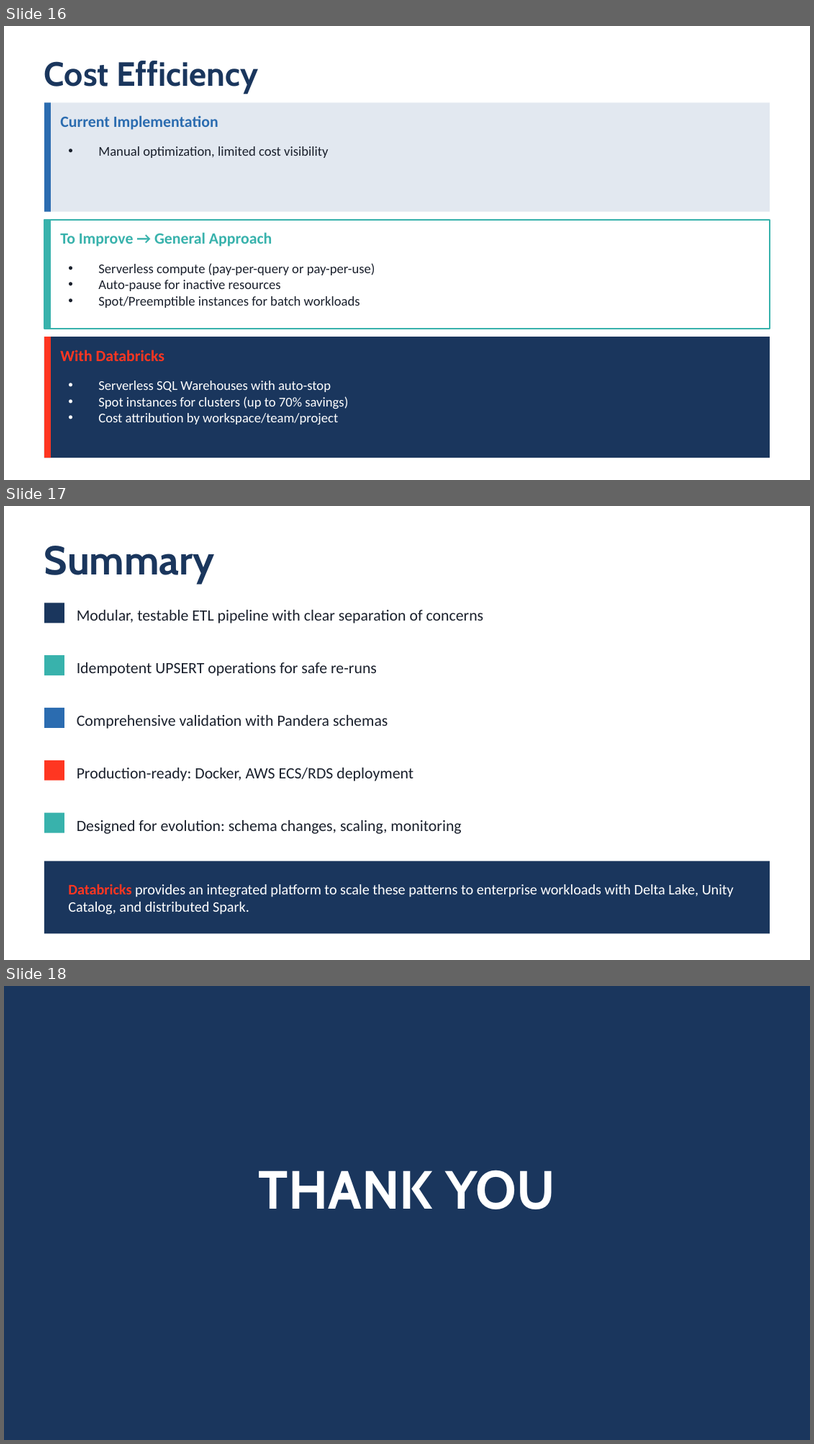
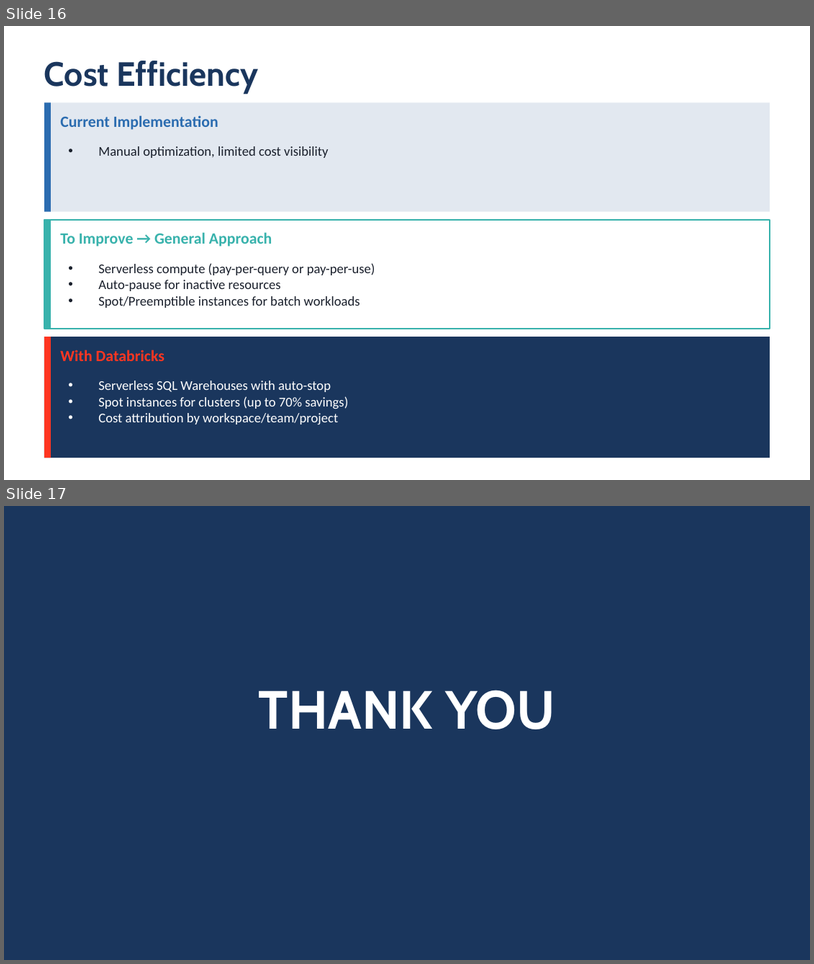
Before and after one commit to bergamobobson/revo-dataengineering-challenge, a slide deck: odin_full_presentation.pptx. Shown one above the other, each under a label of ours: slides 16, 17 and 18 before the commit, slides 16 and 17 after it. The pictures are 814x1444 and 814x964 pixels, drawn with LibreOffice and Linux fonts; fonts in the diff are those of the drawing. Boxes give left, top, right and bottom in pixels: in the first picture for what was removed or moved away, otherwise in the second. Text is boxed around its words. In the diff, an @@ line names an element or a change of style, - is before the commit and + after.

```diff
--- a/odin_full_presentation.pptx
+++ b/odin_full_presentation.pptx
@@ slide 17 removed at [4, 506, 810, 960], background #FFFFFF @@
@@ text removed at [44, 546, 215, 583] @@
-Summary
@@ rectangle removed at [44, 602, 64, 623] @@
@@ text removed at [77, 610, 484, 623] @@
-Modular, testable ETL pipeline with clear separation of concerns
@@ rectangle removed at [44, 655, 64, 675] @@
@@ text removed at [77, 662, 377, 676] @@
-Idempotent UPSERT operations for safe re-runs
@@ rectangle removed at [44, 708, 64, 728] @@
@@ text removed at [77, 715, 388, 728] @@
-Comprehensive validation with Pandera schemas
@@ rectangle removed at [44, 760, 64, 780] @@
@@ text removed at [77, 767, 414, 781] @@
-Production-ready: Docker, AWS ECS/RDS deployment
@@ rectangle removed at [44, 813, 64, 833] @@
@@ text removed at [77, 820, 461, 834] @@
-Designed for evolution: schema changes, scaling, monitoring
@@ rectangle removed at [44, 861, 770, 934] @@
@@ text removed at [68, 883, 734, 914] @@
-Databricks provides an integrated platform to scale these patterns to enterprise workloads with Delta Lake, Unity Catalog, and distributed Spark.
@@ what was slide 18 is now slide 17 @@
```
Also in this commit, not shown: 7 slides changed, 1 other file.
